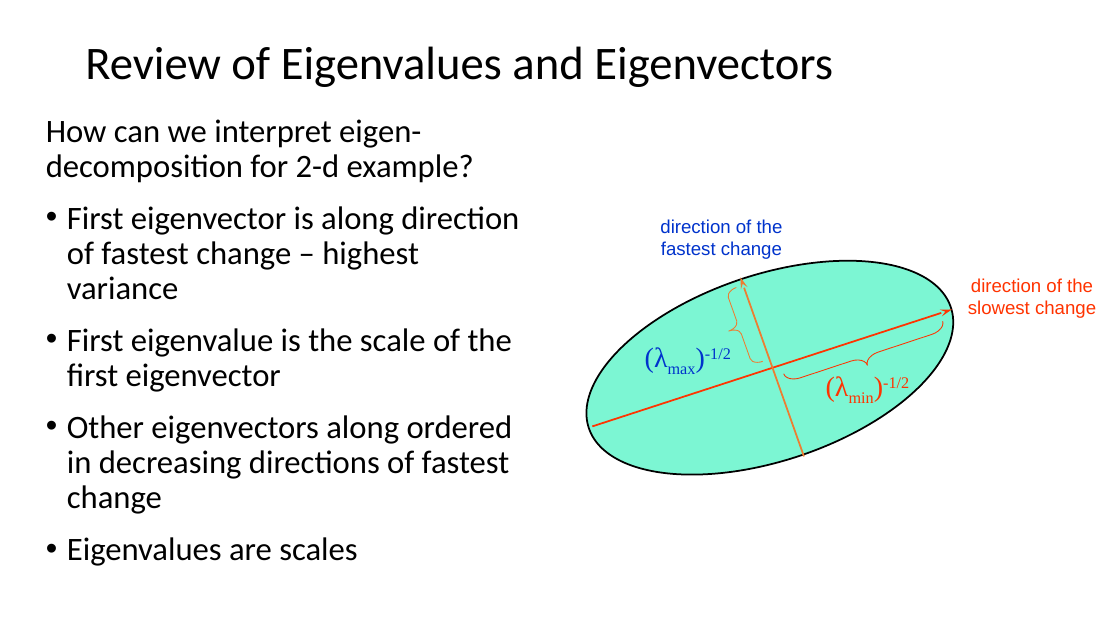
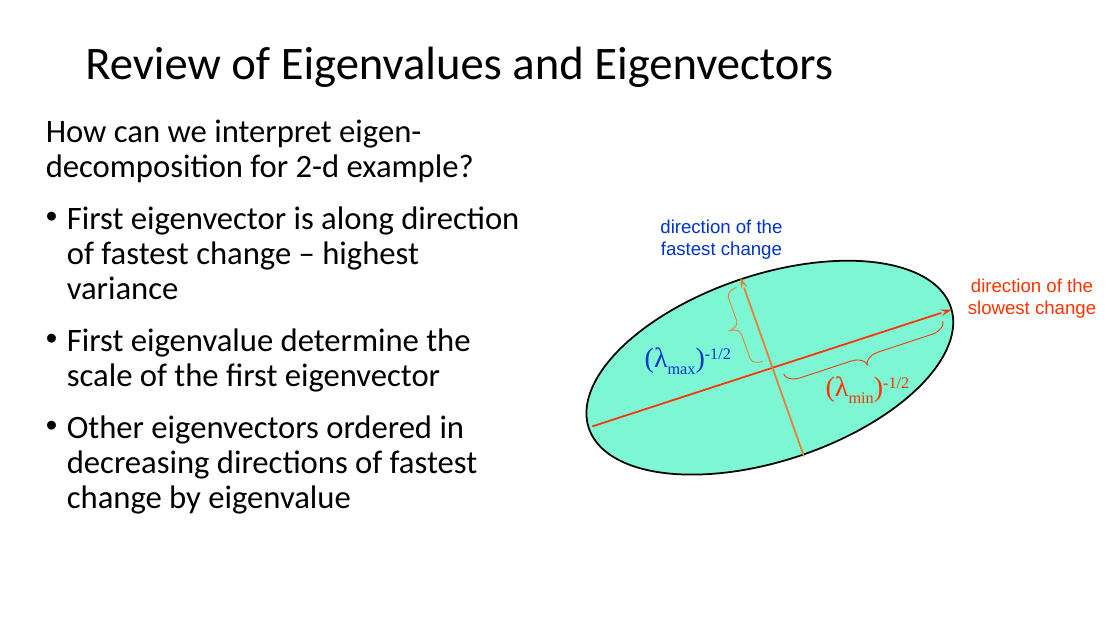
Before and after one commit to StephenElston/CSCI-E-83, a slide deck: slide 47 of SupplementaryMaterials/ReviewOfLinearAlgebra.pptx (slide 45 before the commit). Drawn at 1120x630 pixels with LibreOffice and Linux fonts; fonts in the diff are those of the drawing. Boxes give left, top, right and bottom in pixels: in the first picture for what was removed or moved away, otherwise in the second. Text is boxed around its words. In the diff, an @@ line names an element or a change of style, - is before the commit and + after.

Commit message:
Updared linear algebra review material

```diff
--- a/SupplementaryMaterials/ReviewOfLinearAlgebra.pptx
+++ b/SupplementaryMaterials/ReviewOfLinearAlgebra.pptx
@@ text at box(67, 328, 477, 514): text changed @@
-• First eigenvalue is the scale of the first eigenvector
-• Other eigenvectors along ordered in decreasing directions of fastest change
-• Eigenvalues are scales
+• First eigenvalue determine the scale of the first eigenvector
+• Other eigenvectors ordered in decreasing directions of fastest change by eigenvalue
```
Also in this commit, not shown: 2 other slides changed, 2 slides added, 1 other file.
